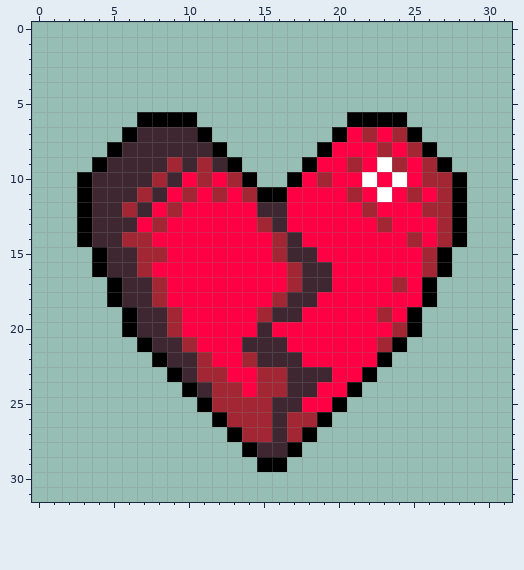
One commit to this pixel-art sprite: Images/heart-shape.png. Above: the version before the commit.
The file is 32x32 pixels.
The result:
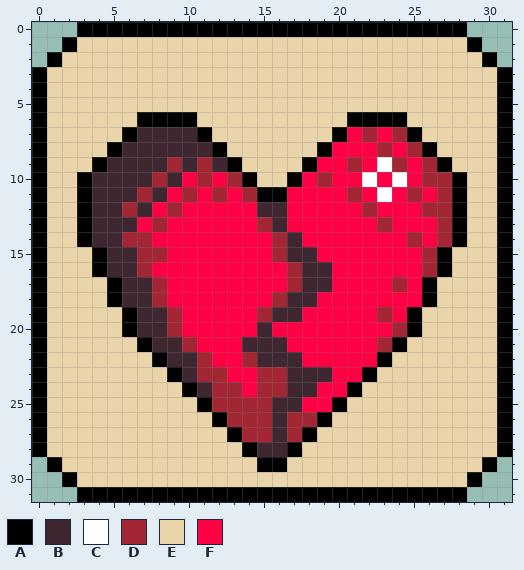
Palette (. is transparent): A #000000  B #3e2731  C #ffffff  D #a22633  E #ead4aa  F #ff0044
What changed:
y 0: x 3..28 .......................... -> AAAAAAAAAAAAAAAAAAAAAAAAAA
y 1: x 2..29 ............................ -> AEEEEEEEEEEEEEEEEEEEEEEEEEEA
y 2: x 1..30 .............................. -> AEEEEEEEEEEEEEEEEEEEEEEEEEEEEA
y 3..5: x 0..31 ................................ -> AEEEEEEEEEEEEEEEEEEEEEEEEEEEEEEA
y 6: x 0..6 ....... -> AEEEEEE; x 11..20 .......... -> EEEEEEEEEE; x 25..31 ....... -> EEEEEEA
y 7: x 0..5 ...... -> AEEEEE; x 12..19 ........ -> EEEEEEEE; x 26..31 ...... -> EEEEEA
y 8: x 0..4 ..... -> AEEEE; x 13..18 ...... -> EEEEEE; x 27..31 ..... -> EEEEA
y 9: x 0..3 .... -> AEEE; x 14..17 .... -> EEEE; x 28..31 .... -> EEEA
y 10: x 0..2 ... -> AEE; x 15..16 .. -> EE; x 29..31 ... -> EEA
y 11..14: x 0..2 ... -> AEE; x 29..31 ... -> EEA
y 15..16: x 0..3 .... -> AEEE; x 28..31 .... -> EEEA
y 17..18: x 0..4 ..... -> AEEEE; x 27..31 ..... -> EEEEA
y 19..20: x 0..5 ...... -> AEEEEE; x 26..31 ...... -> EEEEEA
y 21: x 0..6 ....... -> AEEEEEE; x 25..31 ....... -> EEEEEEA
y 22: x 0..7 ........ -> AEEEEEEE; x 24..31 ........ -> EEEEEEEA
y 23: x 0..8 ......... -> AEEEEEEEE; x 23..31 ......... -> EEEEEEEEA
y 24: x 0..9 .......... -> AEEEEEEEEE; x 22..31 .......... -> EEEEEEEEEA
y 25: x 0..10 ........... -> AEEEEEEEEEE; x 21..31 ........... -> EEEEEEEEEEA
y 26: x 0..11 ............ -> AEEEEEEEEEEE; x 20..31 ............ -> EEEEEEEEEEEA
y 27: x 0..12 ............. -> AEEEEEEEEEEEE; x 19..31 ............. -> EEEEEEEEEEEEA
y 28: x 0..13 .............. -> AEEEEEEEEEEEEE; x 18..31 .............. -> EEEEEEEEEEEEEA
y 29: x 1..14 .............. -> AEEEEEEEEEEEEE; x 17..30 .............. -> EEEEEEEEEEEEEA
y 30: x 2..29 ............................ -> AEEEEEEEEEEEEEEEEEEEEEEEEEEA
y 31: x 3..28 .......................... -> AAAAAAAAAAAAAAAAAAAAAAAAAA
Changed places in both pictures, as pixel boxes (x1, y1, x2, y2):
added: (32, 22, 512, 502)
